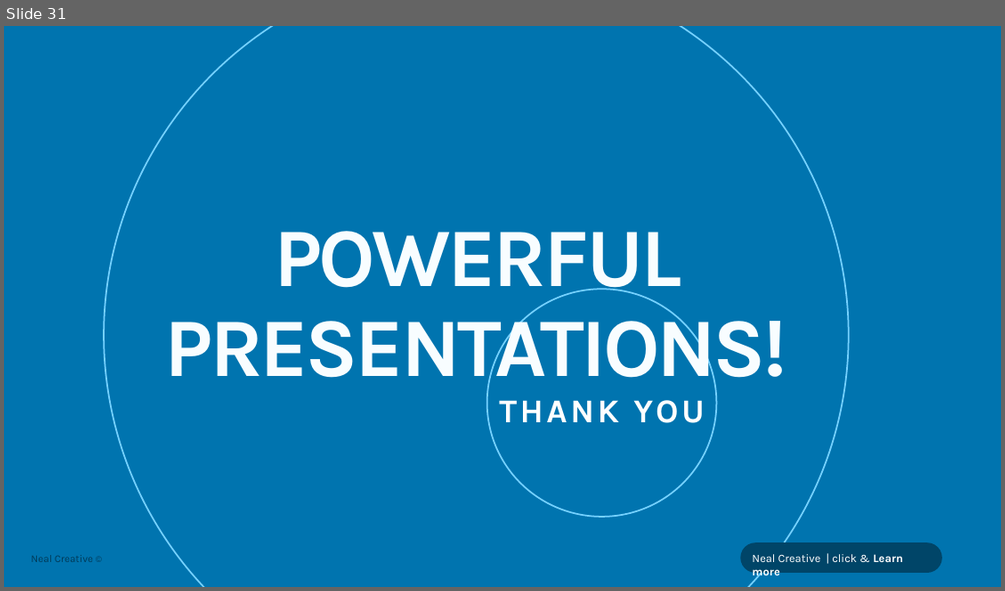
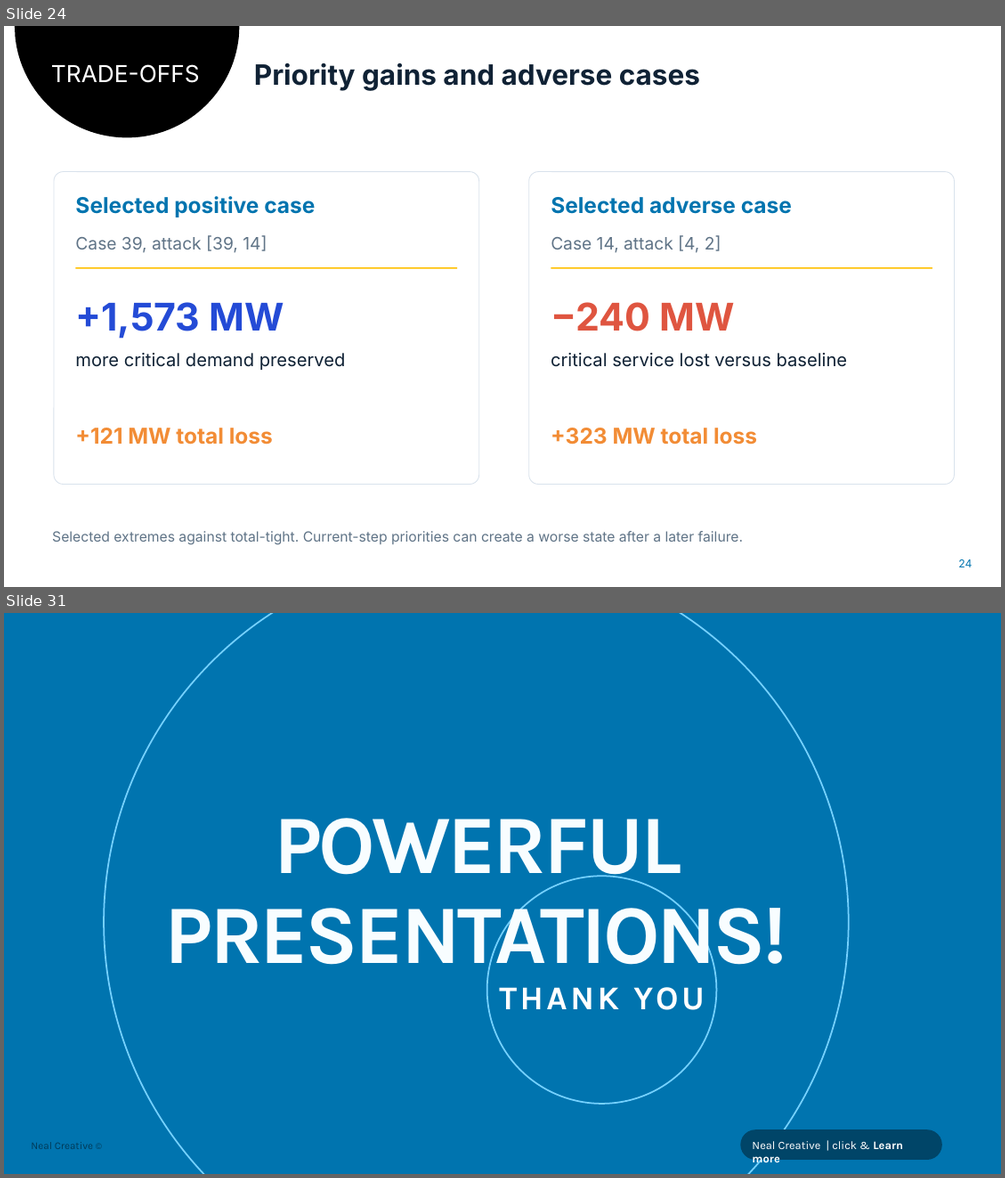
Before and after one commit to Adventurist2/CS637, a slide deck: group-sequin/output/presentation/SEQUIN_Original_Slides_With_Part2.pptx. Shown one above the other, each under a label of ours: slide 31 before the commit, slides 24 and 31 after it; the slides between them are not shown. The pictures are 1005x591 and 1005x1178 pixels, drawn with LibreOffice and Linux fonts; fonts in the diff are those of the drawing. Boxes give left, top, right and bottom in pixels: in the first picture for what was removed or moved away, otherwise in the second. Text is boxed around its words. In the diff, an @@ line names an element or a change of style, - is before the commit and + after.

```diff
--- a/group-sequin/output/presentation/SEQUIN_Original_Slides_With_Part2.pptx
+++ b/group-sequin/output/presentation/SEQUIN_Original_Slides_With_Part2.pptx
@@ slide 24 added at (4, 26, 1001, 587), background #FFFFFF @@
@@ freeform shape added at (15, 26, 240, 137), fill #000000 @@
@@ text added at (51, 64, 200, 83), 22.5 pt, text #FFFFFF @@
+TRADE-OFFS
@@ text added at (254, 63, 700, 91), 27 pt, text #102235, bold @@
+Priority gains and adverse cases
@@ rounded rectangle added at (54, 172, 479, 484), fill #FFFFFF, outline #D9E2EC 0.75 pt @@
@@ rounded rectangle added at (529, 172, 955, 484), fill #FFFFFF, outline #D9E2EC 0.75 pt @@
@@ text added at (75, 196, 315, 217), 21 pt, text #0074AF, bold @@
+Selected positive case
@@ text added at (550, 197, 792, 214), 21 pt, text #0074AF, bold @@
+Selected adverse case
@@ text added at (75, 235, 267, 253), 16.5 pt, text #607487 @@
+Case 39, attack [39, 14]
@@ text added at (550, 235, 721, 253), 16.5 pt, text #607487 @@
+Case 14, attack [4, 2]
@@ rectangle added at (76, 267, 457, 269), fill #FFC000 @@
@@ rectangle added at (550, 267, 932, 269), fill #FFC000 @@
@@ text added at (75, 302, 284, 338), 36.8 pt, text #244BD6, bold @@
++1,573 MW
@@ text added at (550, 302, 735, 331), 36.8 pt, text #DF5540, bold @@
+−240 MW
@@ text added at (75, 353, 346, 370), 17.2 pt, text #102235 @@
+more critical demand preserved
@@ text added at (550, 353, 848, 367), 17.2 pt, text #102235 @@
+critical service lost versus baseline
@@ text added at (75, 427, 273, 444), 21 pt, text #F28C35, bold @@
++121 MW total loss
@@ text added at (550, 427, 757, 444), 21 pt, text #F28C35, bold @@
++323 MW total loss
@@ text added at (52, 531, 744, 545), 13.5 pt, text #607487 @@
+Selected extremes against total-tight. Current-step priorities can create a worse state after a later failure.
@@ text added at (958, 559, 971, 567), 10.5 pt, text #0074AF @@
+24
```
Also in this commit, not shown: 15 slides changed, 1 slide removed, 13 other files.
